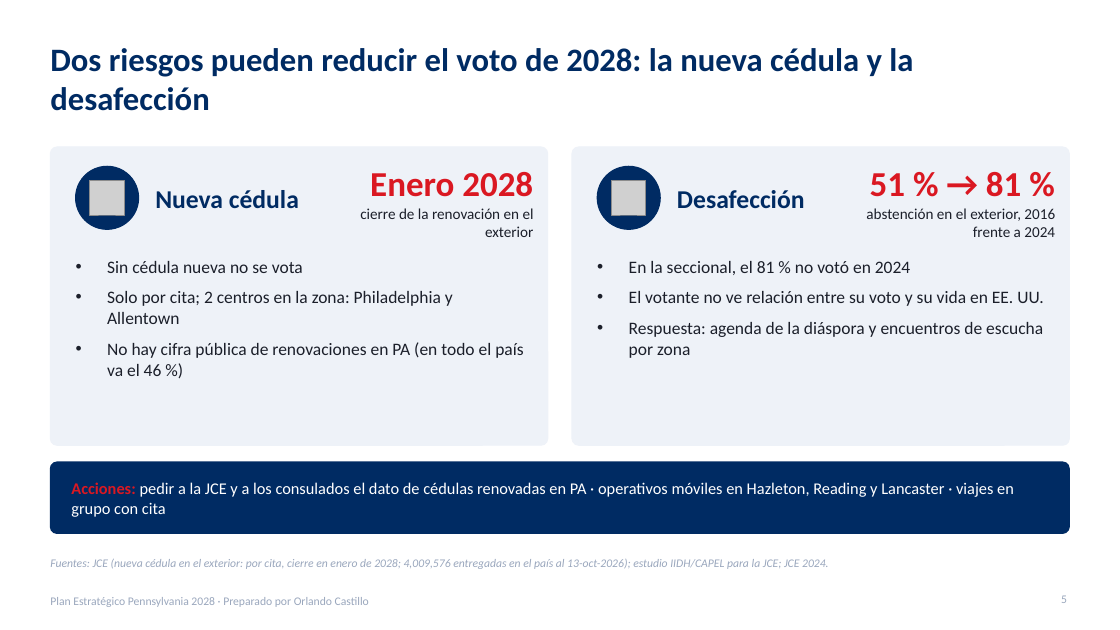
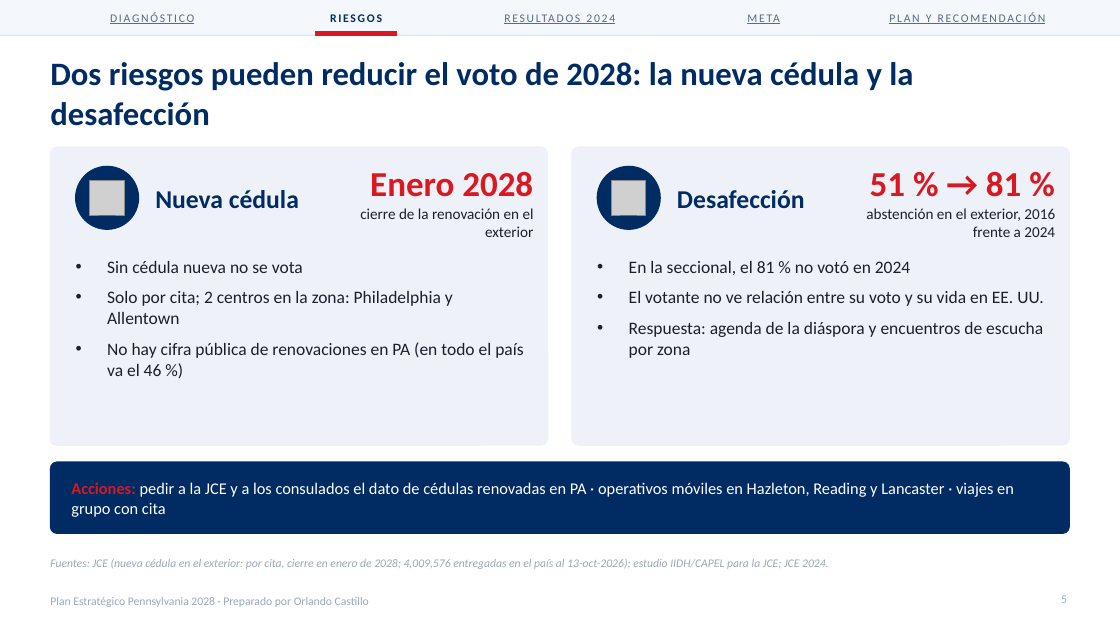
Before and after one commit to rcastillo9556/pdf-toolkit, a slide deck: slide 5 of presentaciones/Plan_Estrategico_Pennsylvania_2028.pptx. Drawn at 1120x630 pixels with LibreOffice and Linux fonts; fonts in the diff are those of the drawing; grey boxes stand for pictures. Boxes give left, top, right and bottom in pixels: in the first picture for what was removed or moved away, otherwise in the second. Text is boxed around its words. In the diff, an @@ line names an element or a change of style, - is before the commit and + after.

```diff
--- a/presentaciones/Plan_Estrategico_Pennsylvania_2028.pptx
+++ b/presentaciones/Plan_Estrategico_Pennsylvania_2028.pptx
@@ rectangle added at (0,0,1120,35), fill #F4F7FB, outline #F4F7FB 1 pt @@
@@ text added at (110,12,194,24), 10 pt, text #5A6B86, underline @@
+DIAGNÓSTICO
@@ text added at (330,14,382,22), 10 pt, text #002B63, bold @@
+RIESGOS
@@ text added at (458,0,662,35), 10 pt, text #5A6B86, underline @@
+RESULTADOS 2024
@@ text added at (662,0,866,35), 10 pt, text #5A6B86, underline @@
+META
@@ text added at (889,12,1046,24), 10 pt, text #5A6B86, underline @@
+PLAN Y RECOMENDACIÓN
@@ line added from (0, 35) to (1120, 35), #D6DEEA 0.75 pt @@
@@ title "Dos riesgos pueden reducir el ...": place and size @@
-title "Dos riesgos pueden reducir el ..." at (50,48,913,111)
+title "Dos riesgos pueden reducir el ..." at (50,62,913,126)
@@ rectangle added at (315,31,397,35), fill #DA1822, outline #DA1822 1 pt @@
```
Also in this commit, not shown: 9 other slides changed, 2 other files.
